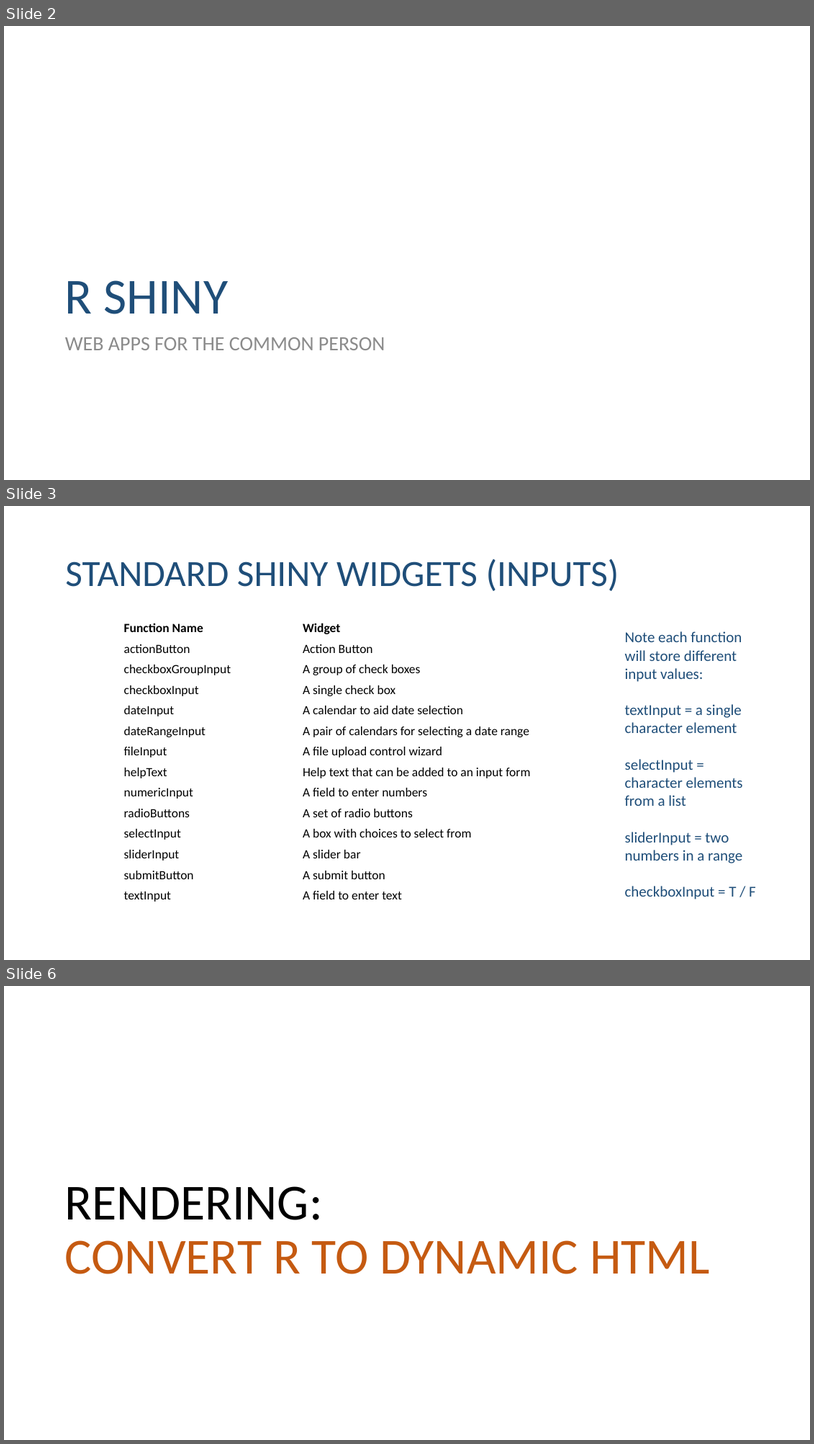
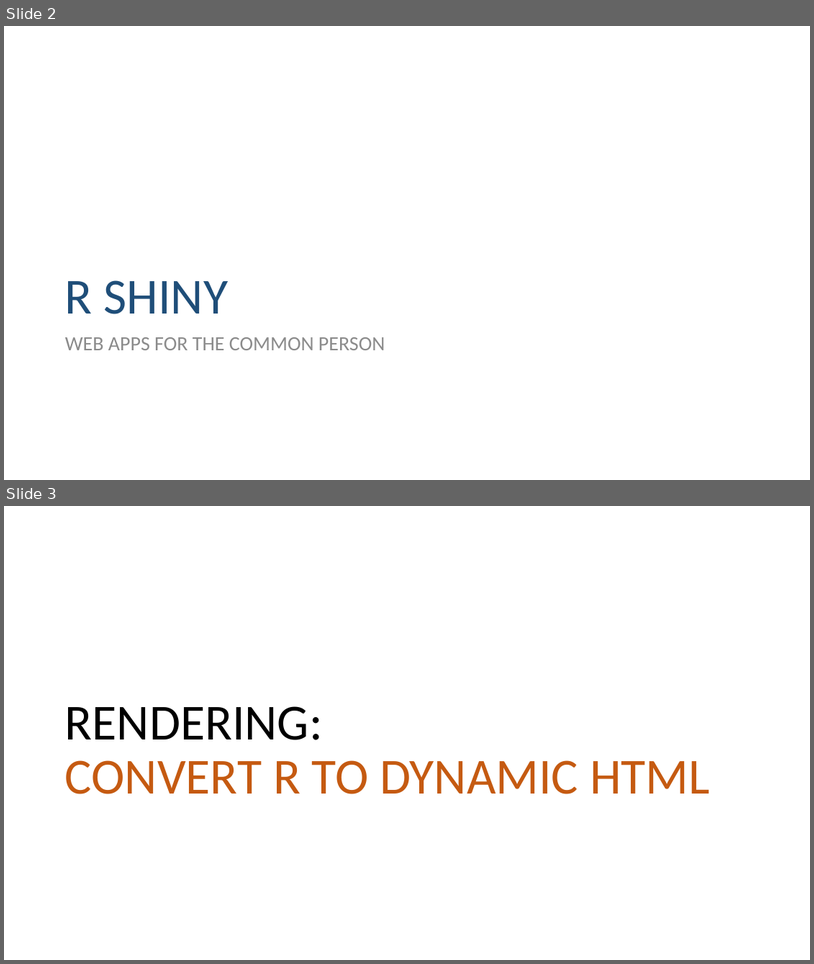
Before and after one commit to DS4PS/cpp-526-fall-2019, a slide deck: lectures/shiny-widgets.pptx. Shown one above the other, each under a label of ours: slides 2, 3 and 6 before the commit, slides 2 and 3 after it; the slides between them are not shown. The pictures are 814x1444 and 814x964 pixels, drawn with LibreOffice and Linux fonts; fonts in the diff are those of the drawing. Boxes give left, top, right and bottom in pixels: in the first picture for what was removed or moved away, otherwise in the second. Text is boxed around its words. In the diff, an @@ line names an element or a change of style, - is before the commit and + after.

Commit message:
update shiny lecture

```diff
--- a/lectures/shiny-widgets.pptx
+++ b/lectures/shiny-widgets.pptx
@@ slide 3 removed at (4,506,810,960), background #FFFFFF @@
@@ title removed at (65,559,620,591) @@
-STANDARD SHINY WIDGETS (INPUTS)
@@ table removed at (119,618,710,906), 14 rows, 2 columns @@
-Function Name | Widget
-actionButton | Action Button
-checkboxGroupInput | A group of check boxes
-checkboxInput | A single check box
-dateInput | A calendar to aid date selection
-dateRangeInput | A pair of calendars for selecting a date range
-fileInput | A file upload control wizard
-helpText | Help text that can be added to an input form
-numericInput | A field to enter numbers
-radioButtons | A set of radio buttons
-selectInput | A box with choices to select from
-sliderInput | A slider bar
-submitButton | A submit button
-textInput | A field to enter text
@@ text removed at (625,631,756,899) @@
-Note each function will store different input values:
-textInput = a single character element
-selectInput = character elements from a list
-sliderInput = two numbers in a range
-checkboxInput = T / F
@@ what was slide 6 is now slide 3 @@
```
Also in this commit, not shown: 1 slide changed, 2 other slides removed, 1 other file.
